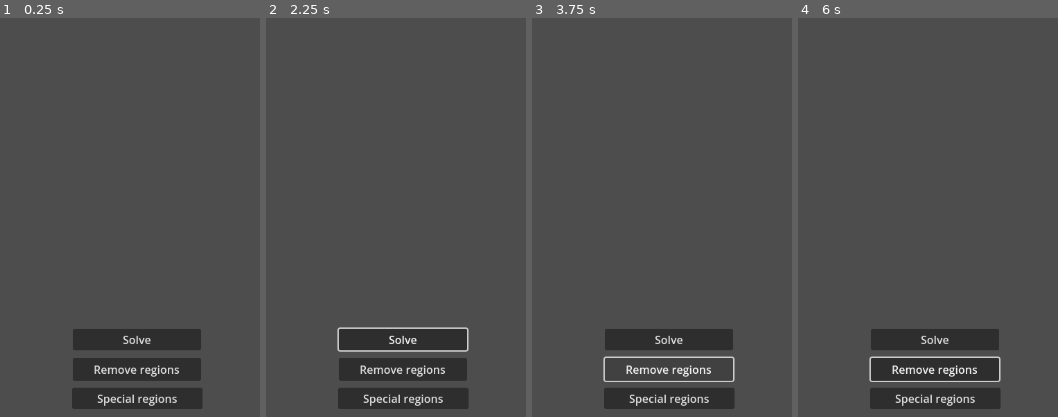
Above: before the commit, frames 1-4 (left to right).
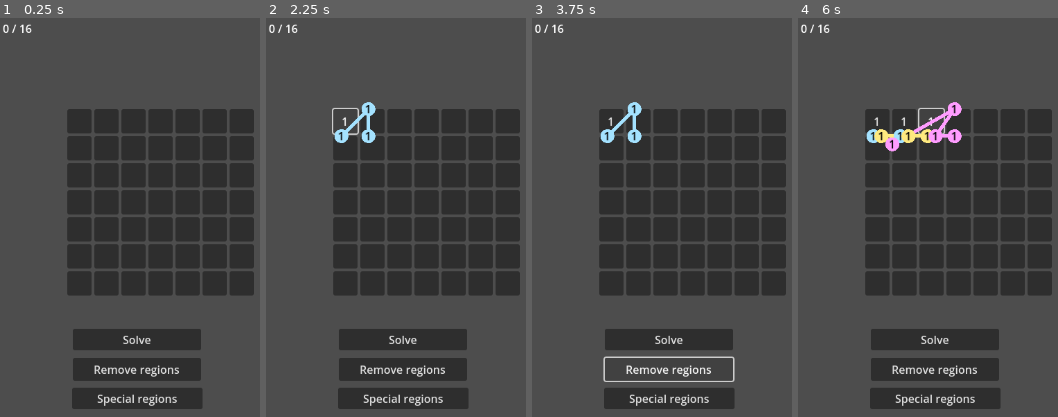
Above: after the commit, the same moments.

Repository: flavia-telcean/minesweedoku
Game: Godot game, scene res://main.tscn
The game is run twice, just before and just after one commit, with the same random seed, the same clock (stepped at 60 frames per second) and the same inputs.
Inputs (mouse positions are in pixels of both pictures, inside the frame that each line leads up to):
- Up to frame 1 (0.25 s): no input
- Up to frame 2 (2.25 s): click "Special regions" at 0.5 s; click "Solve" at 1.25 s; click (344, 121) at 2.02 s
- Up to frame 3 (3.75 s): click (610, 121) at 2.75 s, where only the run after the commit has a clickable "1"; click "Remove regions" at 3.5 s
- Up to frame 4 (6 s): click (904, 121) at 4.27 s; click (904, 121) at 5 s, where only the run after the commit has a clickable "1"; click (930, 121) at 5.77 s

The runs differ from the first frame. In frame 1, 27% of the frame differs, in the area x 1-98%, y 1-70%; in frame 2, 27%; in frame 3, 27%; in frame 4, 27%, in the area x 1-98%, y 1-92%.
Error before the commit: Parse Error: Could not resolve class "Formula", because of a parser error. (res://MineGrid.gd:160)
Error after the commit: Invalid assignment of property or key 'name' with value of type 'String' on a base object of type 'RefCounted (Token)'. (res://Parser.gd:126)

Commit message:
Add operator that works like addition between two variables in Bombe

Diff:
--- a/Formula.gd
+++ b/Formula.gd
@@ -6,7 +6,9 @@
 	Gte,
 	Lte,
 	Plus,
+	PlusPlus,
 	Minus,
+	MinusMinus,
 	Number,
 	False,
 	Any,
@@ -41,8 +43,12 @@
 	return x
 static func make_plus(a : Formula, b : Formula) -> Formula:
 	return make_binary_operator(Type.Plus, a, b)
+static func make_plusplus(a : Formula, b : Formula) -> Formula:
+	return make_binary_operator(Type.PlusPlus, a, b)
 static func make_minus(a : Formula, b : Formula) -> Formula:
 	return make_binary_operator(Type.Minus, a, b)
+static func make_minusminus(a : Formula, b : Formula) -> Formula:
+	return make_binary_operator(Type.MinusMinus, a, b)
 static func make_slash(a : Formula, b : Formula) -> Formula:
 	return make_binary_operator(Type.Slash, a, b)
 static func make_variable(id : int, Name : String = "") -> Formula:
@@ -76,7 +82,7 @@
 static func make_lte(f : Formula) -> Formula:
 	return make_unary_operator(f, Type.Lte)
 
-func assertions():
+func assertions(safe : bool = true):
 	match(type):
 		Type.Variable:
 			assert(varnum >= 0)
@@ -97,9 +103,21 @@
 			assert(number == 0)
 			assert(c1 and c2)
 			assert(varnum < 0)
+		Type.PlusPlus:
+			assert(number == 0)
+			assert(c1 and c2)
+			assert(varnum < 0)
+		Type.Minus:
+			assert(number == 0)
+			assert(c1 and c2)
+			assert(varnum < 0)
+		Type.MinusMinus:
+			assert(number == 0)
+			assert(c1 and c2)
+			assert(varnum < 0)
 		Type.Number:
 			assert(varnum < 0)
-			if(bounds):
+			if(safe and bounds):
 				assert(number in bounds)
 		Type.False:
 			assert(number == 0)
@@ -109,8 +127,7 @@
 			assert(varnum < 0)
 
 func remove_mine(safe : bool = true):
-	if(safe):
-		assertions()
+	assertions(safe)
 	match(type):
 		Type.Variable:
 			var new := Formula.make_minus(Formula.make_variable(varnum), Formula.make_number(1))
@@ -124,10 +141,15 @@
 			c1.remove_mine()
 		Type.Plus:
 			c2.remove_mine()
+		Type.PlusPlus:
+			c2.remove_mine()
+		Type.Minus:
+			c1.remove_mine()
+		Type.MinusMinus:
+			c1.remove_mine()
 		Type.Number:
 			number -= 1
-	if(safe):
-		cleanup()
+	cleanup(safe)
 
 func copy(other : Formula, deep : bool = true):
 	type = other.type
@@ -158,22 +180,23 @@
 	elif(c1.type == Type.Gte or c1.type == Type.Lte):
 		copy(c1.c1, false)
 
-func cleanup():
-	assertions()
+func cleanup(safe : bool = true):
+	assertions(safe)
 	match(type):
 		Type.Slash:
 			if(c1.is_unbounded()):
 				copy(c2, false)
+				cleanup(safe)
 			elif(c2.is_unbounded()):
 				copy(c1, false)
-			cleanup()
+				cleanup(safe)
 		Type.Gte:
 			inequality_cleanup()
 		Type.Lte:
 			inequality_cleanup()
 		Type.Plus:
-			c1.cleanup()
-			c2.cleanup()
+			c1.cleanup(safe)
+			c2.cleanup(safe)
 			if(c2.type == Type.Number and c2.number == 0):
 				copy(c1, false)
 			elif(c2.type == Type.Number and c2.number < 0):
@@ -191,10 +214,10 @@
 				c2.copy(c3, false)
 			else:
 				return
-			cleanup()
-		Type.Minus:
-			c1.cleanup()
-			c2.cleanup()
+			cleanup(safe)
+		Type.Minus:
+			c1.cleanup(safe)
+			c2.cleanup(safe)
 			if(c2.type == Type.Number and c2.number == 0):
 				copy(c1, false)
 			elif(c2.type == Type.Number and c2.number < 0):
@@ -207,19 +230,7 @@
 				copy(Formula.make_number(c1.number - c2.number))
 			else:
 				return
-			cleanup()
-
-func try_solving_for_variable(varid : int) -> Formula:
-	return Formula.new()
-	#match(type):
-	#	Type.False: return {}
-	#	Type.Number:
-	#	Type.Variable:
-	#	Type.Plus:
-	#	Type.Minus:
-	#	Type.Slash:
-	#	_:
-	#		print("TODO :211")
+			cleanup(safe)
 
 func equal(other : Formula) -> bool:
 	if(type != other.type):
@@ -230,33 +241,72 @@
 		return false
 	return number == other.number and varnum == other.varnum
 
-func replace_variables(dict : Dictionary):
+func for_each_child(f : Callable):
+	match(type):
+		Type.Plus:
+			f.call(c1)
+			f.call(c2)
+		Type.PlusPlus:
+			f.call(c1)
+			f.call(c2)
+		Type.Minus:
+			f.call(c1)
+			f.call(c2)
+		Type.MinusMinus:
+			f.call(c1)
+			f.call(c2)
+		Type.Slash:
+			f.call(c1)
+			f.call(c2)
+		Type.Gte:
+			f.call(c1)
+		Type.Lte:
+			f.call(c1)
+
 func replace_variables(vars : Variables):
-	assertions()
+	assertions(false)
 	if(len(variables) == 0):
 		return
-	match(type):
-		Type.Variable:
-			if(varnum in vars.variables):
-				copy(vars.variables[varnum])
-		Type.Plus:
-			c1.replace_variables(vars)
-			c2.replace_variables(vars)
-		Type.Minus:
-			c1.replace_variables(vars)
-			c2.replace_variables(vars)
-		Type.Slash:
-			c1.replace_variables(vars)
-			c2.replace_variables(vars)
-		Type.Gte:
-			c1.replace_variables(vars)
-		Type.Lte:
-			c1.replace_variables(vars)
-	cleanup()
+	for_each_child(func (c): c.replace_variables(vars))
+	if(type == Type.Variable and varnum in vars.variables):
+		copy(vars.variables[varnum], true)
+	cleanup(false)
+
+func solve_plus(other : Formula, vars : Variables):
+	var added : bool = false
+	if(len(c1.variables) > 0):
+		var t1 : Formula = c1.duplicate()
+		t1.replace_variables(vars)
+		var solution : Variables = t1.solve_equation(Formula.make_minus(other, c2), vars.duplicate())
+		if(solution.is_match() and vars.merge_without_conflicts(solution)):
+			added = true
+	if(len(c2.variables) > 0):
+		var t2 : Formula = c2.duplicate()
+		t2.replace_variables(vars)
+		var solution : Variables = t2.solve_equation(Formula.make_minus(other, c1), vars.duplicate())
+		if(solution.is_match() and vars.merge_without_conflicts(solution)):
+			added = true
+	return added
+
+func solve_minus(other : Formula, vars : Variables) -> bool:
+	var added : bool = false
+	if(len(c1.variables) > 0):
+		var t1 : Formula = c1.duplicate()
+		t1.replace_variables(vars)
+		var solution : Variables = t1.solve_equation(Formula.make_plus(other, c2), vars.duplicate())
+		if(solution.is_match() and vars.merge_without_conflicts(solution)):
+			added = true
+	if(len(c2.variables) > 0):
+		var t2 : Formula = c2.duplicate()
+		t2.replace_variables(vars)
+		var solution : Variables = t2.solve_equation(Formula.make_minus(c1, other), vars.duplicate())
+		if(solution.is_match() and vars.merge_without_conflicts(solution)):
+			added = true
+	return added
 
 func solve_equation(other : Formula, vars : Variables = Variables.new()) -> Variables:
-	cleanup()
-	other.cleanup()
+	cleanup(false)
+	other.cleanup(false)
 	match(type):
 		Type.False: return Variables.new()
 		Type.Number:
@@ -267,34 +317,26 @@
 					return Variables.new()
 			return other.solve_equation(self)
 		Type.Variable:
-			if(not vars.insert_without_conflicts(varnum, other)):
+			if(name == "?"): # FIXME make more robust
+				vars.insert_any_variable(varnum)
+			elif(not vars.insert_without_conflicts(varnum, other)):
 				return Variables.new()
 			else:
-				other.replace_variables(vars)
-				vars.variables[varnum] = other
-		Type.Plus:
-			var added : bool = false
-			if(len(c1.variables) > 0):
-				var solution : Variables = c1.solve_equation(Formula.make_minus(other, c2), vars.duplicate())
-				if(solution and vars.merge_without_conflicts(solution)):
-					added = true
-			if(len(c2.variables) > 0):
-				var solution : Variables = c2.solve_equation(Formula.make_minus(other, c1), vars.duplicate())
-				if(solution and vars.merge_without_conflicts(solution)):
-					added = true
-			if(not added):
+				var value : Formula = other.duplicate()
+				value.replace_variables(vars)
+				value.set_bounds(self.bounds)
+				vars.variables[varnum] = value
+		Type.Plus:
+			if(not solve_plus(other, vars)):
 				return Variables.new()
-		Type.Minus:
-			var added : bool = false
-			if(len(c1.variables) > 0):
-				var solution : Variables = c1.solve_equation(Formula.make_plus(other, c2), vars.duplicate())
-				if(solution and vars.merge_without_conflicts(solution)):
-					added = true
-			if(len(c2.variables) > 0):
-				var solution : Variables = c2.solve_equation(Formula.make_minus(c1, other), vars.duplicate())
-				if(solution and vars.merge_without_conflicts(solution)):
-					added = true
-			if(not added):
+		Type.PlusPlus:
+			if(not solve_plus(other, vars)):
+				return Variables.new()
+		Type.Minus:
+			if(not solve_minus(other, vars)):
+				return Variables.new()
+		Type.MinusMinus:
+			if(not solve_minus(other, vars)):
 				return Variables.new()
 		Type.Slash:
 			vars.merge(c1.solve_equation(other))
@@ -303,10 +345,12 @@
 			assert(false)
 	return vars
 
+func is_form_operator() -> bool:
+	return type != Type.PlusPlus and type != Type.MinusMinus
+
 func generalizes(other : Formula, rewriting : bool = false, found : Variables = Variables.new()) -> bool:
-	assertions()
-	other.assertions()
-	if(not rewriting and other.type == Type.Number and len(variables) > 0):
+	var form_match : bool = rewriting and is_form_operator()
+	if(not form_match and other.type == Type.Number and len(variables) > 0):
 		var solution : Variables = solve_equation(other, found)
 		if(solution.is_match()):
 			found.merge_without_conflicts(solution)
@@ -348,10 +392,22 @@
 			if(other.type != Type.Plus):
 				return false
 			return c1.generalizes(other.c1, rewriting, found) and c2.generalizes(other.c2, rewriting, found)
+		Type.PlusPlus:
+			var calculated : Formula = self.duplicate()
+			calculated.replace_variables(found)
+			if(calculated.type == Type.PlusPlus):
+				return false
+			return calculated.generalizes(other, rewriting, found)
 		Type.Minus:
 			if(other.type != Type.Minus):
 				return false
 			return c1.generalizes(other.c1, rewriting, found) and c2.generalizes(other.c2, rewriting, found)
+		Type.MinusMinus:
+			var calculated : Formula = self.duplicate()
+			calculated.replace_variables(found)
+			if(calculated.type == Type.MinusMinus):
+				return false
+			return calculated.generalizes(other, rewriting, found)
 		Type.Slash:
 			if(other.type != Type.Slash):
 				return false
@@ -376,7 +432,7 @@
 
 func duplicate() -> Formula:
 	var x := Formula.new()
-	x.copy(self)
+	x.copy(self, true)
 	return x
 
 func _to_string():
@@ -392,8 +448,12 @@
 			return "?"
 		Type.Plus:
 			return c1._to_string() + " + " + c2._to_string()
+		Type.PlusPlus:
+			return c1._to_string() + " ++ " + c2._to_string()
 		Type.Minus:
 			return c1._to_string() + " - (" + c2._to_string() + ")"
+		Type.MinusMinus:
+			return c1._to_string() + " -- (" + c2._to_string() + ")"
 		Type.Slash:
 			if(c1.type == Type.Number and c2.type == Type.Number):
 				return c1._to_string() + " / " + c2._to_string()
@@ -409,10 +469,7 @@
 
 func set_bounds(b : Array[int]):
 	self.bounds = b
-	if(c1):
-		c1.set_bounds(b)
-	if(c2):
-		c1.set_bounds(b)
+	for_each_child(func (c): c.set_bounds(b))
 
 func is_unbounded():
 	if(type != Type.Number):
--- a/MineGrid.gd
+++ b/MineGrid.gd
@@ -147,6 +147,11 @@
 			fcount += 1
 	return fcount
 
+func get_bounds() -> Array[int]:
+	var bounds : Array[int]
+	bounds.assign(range(max_neighbours + 1))
+	return bounds
+
 func region_at_cell(t : Tile, i : int) -> Region:
 	if(not t.reveal or t.is_known_mine()):
 		return
@@ -158,9 +163,7 @@
 		region.cells.append(tiles[x].cell))
 	region.id = i
 	region.formula = Formula.make_number(remaining)
-	var bounds : Array[int]
-	bounds.assign(range(max_neighbours + 1))
-	region.formula.set_bounds(bounds)
+	region.formula.set_bounds(get_bounds())
 
 	return region
 
--- a/Parser.gd
+++ b/Parser.gd
@@ -2,7 +2,9 @@
 
 enum Tokens {
 	Plus,
+	PlusPlus,
 	Minus,
+	MinusMinus,
 	Variable,
 	Number,
 	Slash,
@@ -35,6 +37,8 @@
 static var digits : Array = range(10).map(func (x): return char("0".unicode_at(0)+x))
 static var level : Dictionary = {
 	Tokens.Slash: [15, 15],
+	Tokens.PlusPlus: [11, 11],
+	Tokens.MinusMinus: [11, 5],
 	Tokens.Plus: [10, 10],
 	Tokens.Minus: [10, 5],
 }
@@ -65,11 +69,22 @@
 	assert(false)
 	return Token.new()
 
+func create_token(type : Tokens) -> Token:
+	next_char = get_char()
+	var t := Token.new()
+	t.type = type
+	t.varnum = -1
+	return t
+
 func create_plus_token() -> Token:
 	assert(next_char == "+")
 	next_char = get_char()
 	var t := Token.new()
-	t.type = Tokens.Plus
+	if(next_char == "+"):
+		t.type = Tokens.PlusPlus
+		next_char = get_char()
+	else:
+		t.type = Tokens.Plus
 	t.varnum = -1
 	return t
 
@@ -77,17 +92,18 @@
 	assert(next_char == "-")
 	next_char = get_char()
 	var t := Token.new()
-	t.type = Tokens.Minus
-	t.varnum = -1
-	return t
+	if(next_char == "-"):
+		t.type = Tokens.MinusMinus
+		next_char = get_char()
+	else:
+		t.type = Tokens.Minus
+	t.varnum = -1
+	return t
+
 
 func create_slash_token() -> Token:
 	assert(next_char == "/")
-	next_char = get_char()
-	var t := Token.new()
-	t.type = Tokens.Slash
-	t.varnum = -1
-	return t
+	return create_token(Tokens.Slash)
 
 func create_parenthesis_token() -> Token:
 	var t := Token.new()
@@ -225,6 +241,10 @@
 					if(len(second_tree) == 0):
 						return Formula.make_lte(parse(first_tree))
 					return Formula.make_minus(parse(first_tree), parse(second_tree))
+				Tokens.PlusPlus:
+					return Formula.make_plusplus(parse(first_tree), parse(second_tree))
+				Tokens.MinusMinus:
+					return Formula.make_minusminus(parse(first_tree), parse(second_tree))
 				_: assert(false)
 
 	return Formula.make_false()
--- a/rules.json
+++ b/rules.json
@@ -27,19 +27,10 @@
 		"region1_action": {"type": "region", "id": 1, "formula": "y+"}
 	},
 	{
+		"name": "Additional mines in outside region",
 		"size": 2,
 		"region1_formula": "x",
-		"region2_formula": "x+y",
-		"region1_size_formula": "?",
-		"region1x2_size_formula": "?",
-		"region2_size_formula": "x",
-		"region1_action": {"type": "clear"},
-		"region2_action": {"type": "bomb"},
-	},
-	{
-		"size": 2,
-		"region1_formula": "x",
-		"region2_formula": "x+y",
+		"region2_formula": "x++y",
 		"region1_size_formula": "0",
 		"region1x2_size_formula": "?",
 		"region2_size_formula": "?",
